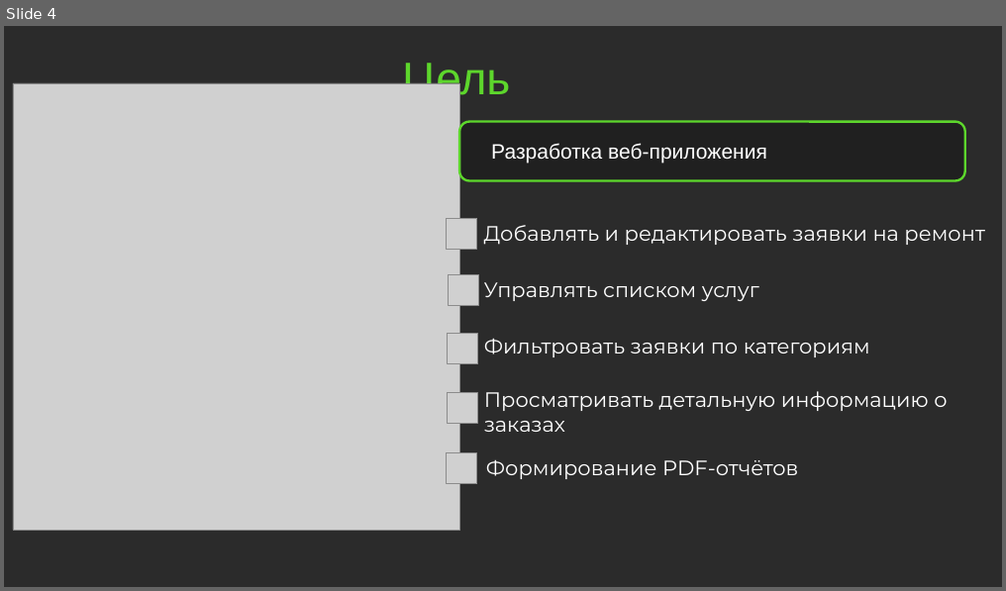
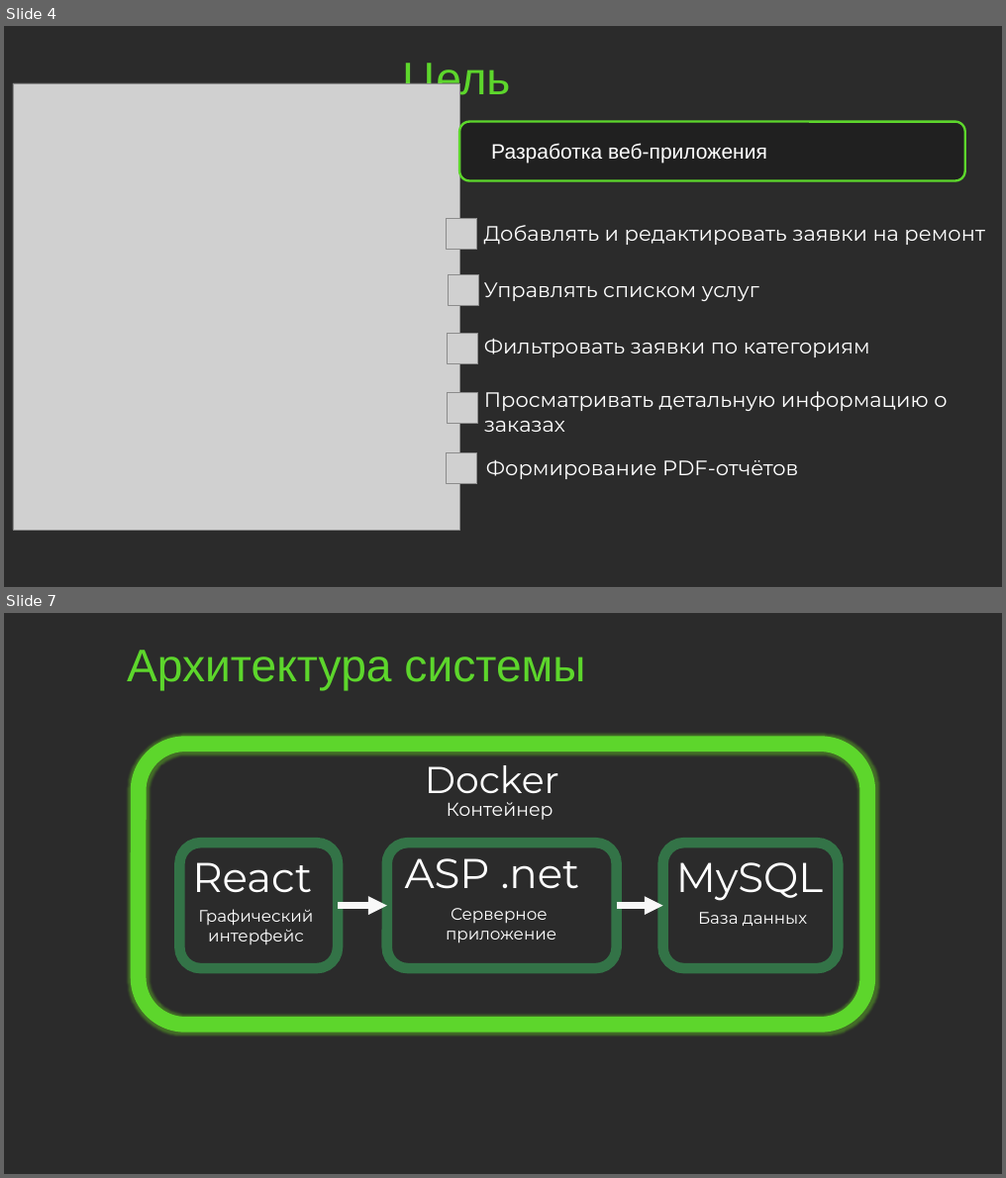
Before and after one commit to amadesya/CourseProject, a slide deck: Документация/Разработка подсистемы СмартФикс.pptx. Shown one above the other, each under a label of ours: slide 4 before the commit, slides 4 and 7 after it; the slides between them are not shown. The pictures are 1006x591 and 1006x1178 pixels, drawn with LibreOffice and Linux fonts; fonts in the diff are those of the drawing; grey boxes stand for pictures; background and template pictures are left out; a plain dark background stands for a picture behind light text. Boxes give left, top, right and bottom in pixels: in the first picture for what was removed or moved away, otherwise in the second. Text is boxed around its words. In the diff, an @@ line names an element or a change of style, - is before the commit and + after.

```diff
--- a/Документация/Разработка подсистемы СмартФикс.pptx
+++ b/Документация/Разработка подсистемы СмартФикс.pptx
@@ slide 7 added at bbox=[4, 613, 1002, 1174], background picture (left out) @@
@@ title added at bbox=[127, 650, 585, 691], 44 pt, text #5DD62C @@
+Архитектура системы
@@ rounded rectangle added at bbox=[138, 744, 867, 1025], outline #5DD62C 15 pt @@
@@ text added at bbox=[425, 765, 559, 803], 36 pt, text #FFFFFF @@
+Docker
@@ text added at bbox=[447, 802, 553, 820], 18 pt, text #FFFFFF @@
+Контейнер
@@ rounded rectangle added at bbox=[180, 843, 338, 968], outline #337347 10 pt @@
@@ rounded rectangle added at bbox=[387, 843, 617, 968], outline #337347 10 pt @@
@@ text added at bbox=[405, 848, 580, 889], 40 pt, text #FFFFFF @@
+ASP .net
@@ rounded rectangle added at bbox=[663, 843, 839, 968], outline #337347 10 pt @@
@@ text added at bbox=[192, 862, 312, 892], 40 pt, text #FFFFFF @@
+React
@@ text added at bbox=[676, 862, 823, 901], 40 pt, text #FFFFFF @@
+MySQL
@@ text added at bbox=[198, 909, 313, 945], 16 pt, text #FFFFFF @@
+Графический интерфейс
@@ arrow added from (338, 906) to (387, 906), #F8F8F8 6 pt @@
@@ text added at bbox=[446, 908, 556, 944], 16 pt, text #FFFFFF @@
+Серверное
+приложение
@@ arrow added from (617, 906) to (663, 906), #F8F8F8 6 pt @@
@@ text added at bbox=[698, 912, 807, 926], 16 pt, text #FFFFFF @@
+База данных
```
Also in this commit, not shown: 1 slide changed, 3 other slides added, 4 slides removed.
